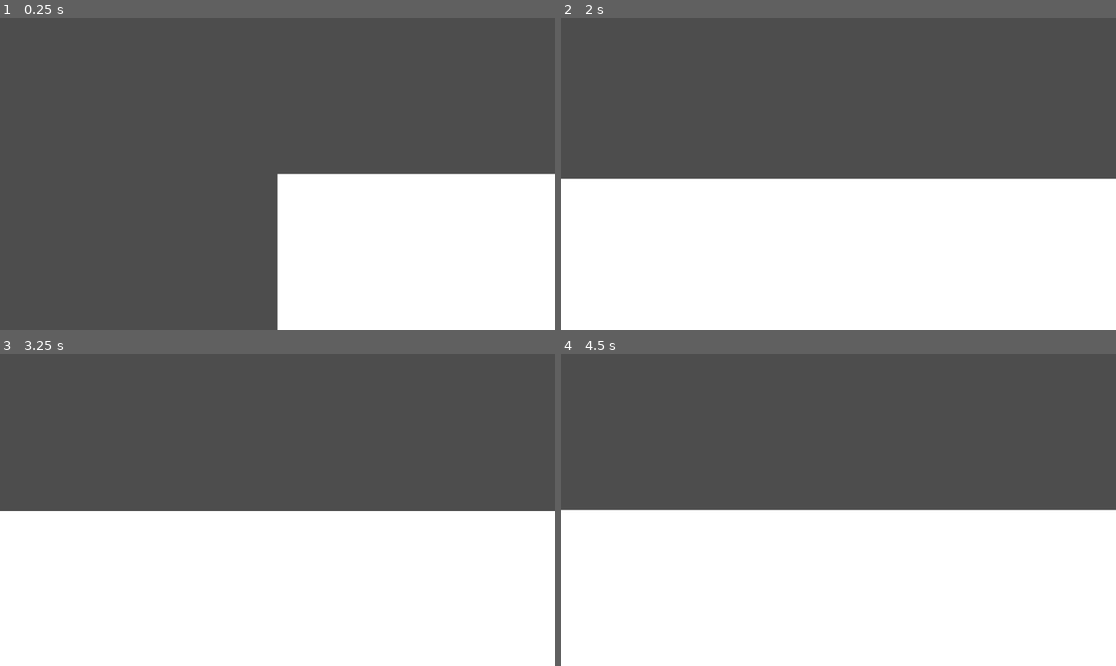
Above: before the commit, frames 1-4 (two rows, left to right).
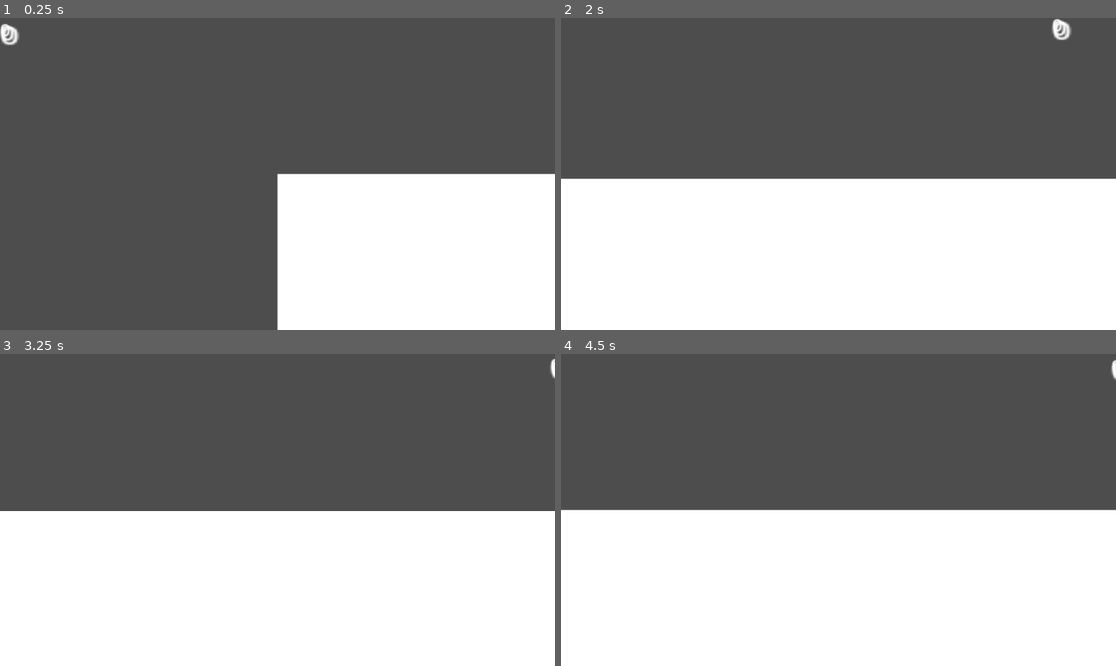
Above: after the commit, the same moments.

Repository: Lueegee1/Skr-t-Kast-Spil
Game: Godot game, scene res://main/root.tscn
Same seed, same stepped clock (60 frames per second), same inputs: the game is played once before the commit and once after it.
Inputs:
- Up to frame 1 (0.25 s): no input
- Up to frame 2 (2 s): tap Enter at 0.5 s
- Up to frame 3 (3.25 s): no input
- Up to frame 4 (4.5 s): tap Space at 4.25 s

The runs differ from the first frame. In frame 1, 0.2% of the frame differs, in the area x 0-4%, y 1-9%; in frame 2, 0.2%, in the area x 88-92%, y 0-8%; in frame 3, less than 0.1%; in frame 4, less than 0.1%.

Commit message:
lABEL RELATIVE TO RIGIDBODY

Diff:
--- a/main/Ui_And_Mainscript.gd
+++ b/main/Ui_And_Mainscript.gd
@@ -5,9 +5,15 @@
 @onready var XpLabel = $UI/Camera2D/XpLabel
 @onready var MoneyLabel = $UI/Camera2D/MoneyLabel
 @onready var PrestigeLabel = $UI/Camera2D/PrestigeLabel
+var offsetXP = Vector2(0,0)
+var offsetMoney = Vector2(0,0)
+var offsetPrestige = Vector2(0,0)
 
 func _process(_delta: float):
 	Camera.global_position = RigidBody.global_position
 	XpLabel.text = str(Global.exp)
 	MoneyLabel.text = str(Global.money)
 	PrestigeLabel.text = str(Global.prestige)
+	XpLabel.global_position = RigidBody.global_position + offsetXP
+	MoneyLabel.global_position = RigidBody.global_position + offsetMoney
+	PrestigeLabel.global_position = RigidBody.global_position + offsetPrestige
--- a/main/main.tscn
+++ b/main/main.tscn
@@ -17,27 +17,31 @@
 [node name="UI" type="CanvasLayer" parent="."]
 
 [node name="Camera2D" type="Camera2D" parent="UI"]
+position = Vector2(591, -329)
 
 [node name="XpLabel" type="Label" parent="UI/Camera2D"]
-offset_left = -571.0
-offset_top = -317.0
-offset_right = -531.0
-offset_bottom = -294.0
+offset_left = -567.0
+offset_top = -13.0
+offset_right = -527.0
+offset_bottom = 10.0
 scale = Vector2(2.3674612, 2.1081169)
+text = "0"
 
 [node name="MoneyLabel" type="Label" parent="UI/Camera2D"]
-offset_left = -427.0
-offset_top = -322.0
-offset_right = -387.0
-offset_bottom = -299.0
+offset_left = -410.0
+offset_top = -7.0
+offset_right = -370.0
+offset_bottom = 16.0
 scale = Vector2(3.3513756, 2.605238)
+text = "0"
 
 [node name="PrestigeLabel" type="Label" parent="UI/Camera2D"]
 offset_left = -296.0
-offset_top = -320.0
+offset_top = -11.0
 offset_right = -256.0
-offset_bottom = -297.0
+offset_bottom = 12.0
 scale = Vector2(4.3902125, 3.0699625)
+text = "0"
 
 [node name="VBoxContainer" type="VBoxContainer" parent="UI/Camera2D"]
 offset_left = 367.0
